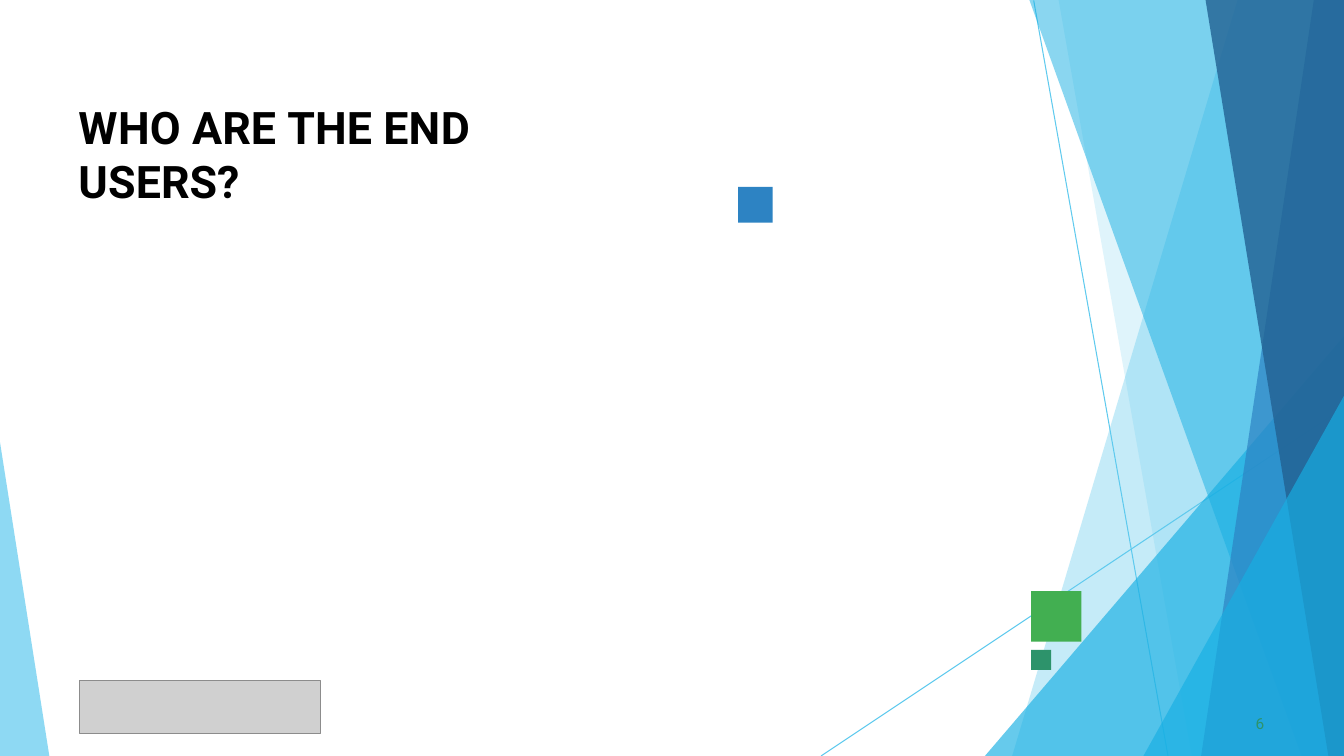
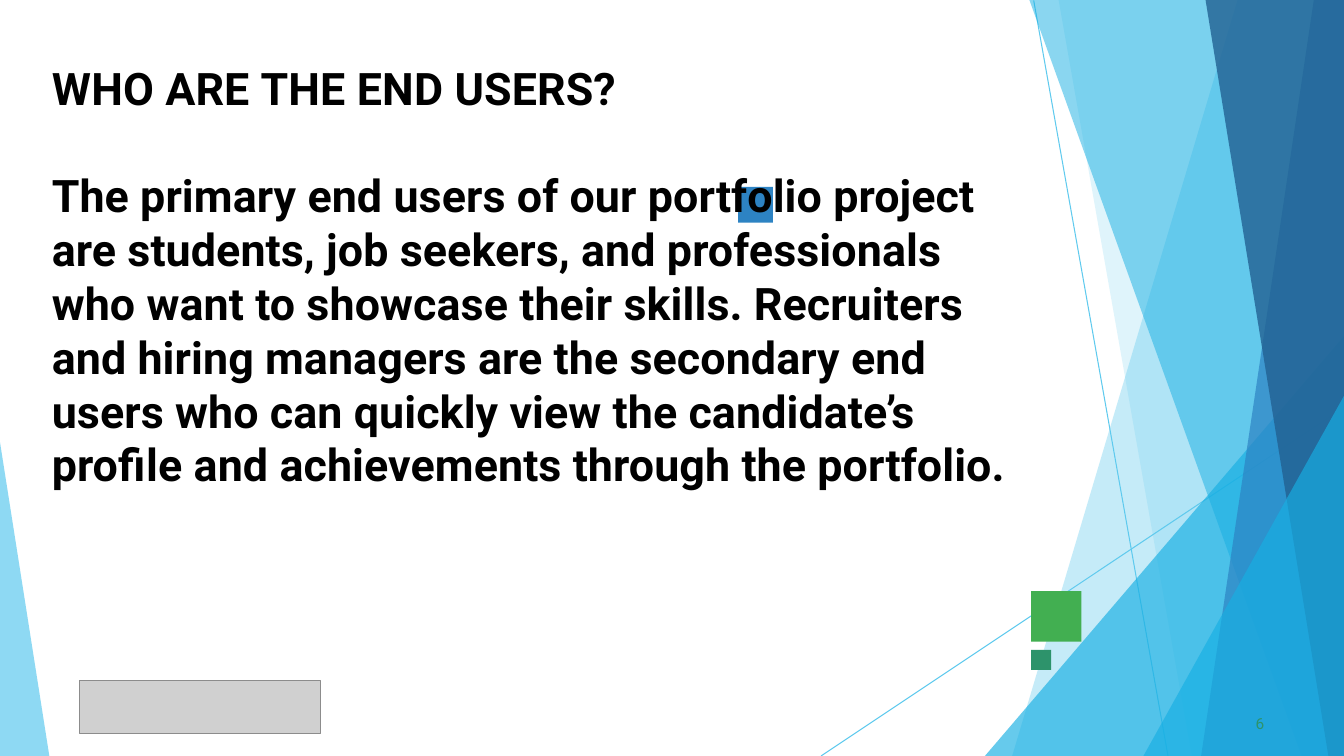
Before and after one commit to kathir13102005/Kathir, a slide deck: slide 6 of PPT FWD TNSDC 2025.pptx. Drawn at 1344x756 pixels with LibreOffice and Linux fonts; fonts in the diff are those of the drawing; grey boxes stand for pictures. Boxes give left, top, right and bottom in pixels: in the first picture for what was removed or moved away, otherwise in the second. Text is boxed around its words. In the diff, an @@ line names an element or a change of style, - is before the commit and + after.

```diff
--- a/PPT FWD TNSDC 2025.pptx
+++ b/PPT FWD TNSDC 2025.pptx
@@ title added at [52,72,1004,491], 32 pt, text #000000, bold @@
+WHO ARE THE END USERS?
+The primary end users of our portfolio project are students, job seekers, and professionals who want to showcase their skills. Recruiters and hiring managers are the secondary end users who can quickly view the candidate’s profile and achievements through the portfolio.
@@ title removed at [78,111,470,199] @@
-WHO ARE THE END USERS?
```
Also in this commit, not shown: 8 other slides changed, 2 slides added, 2 slides removed.
